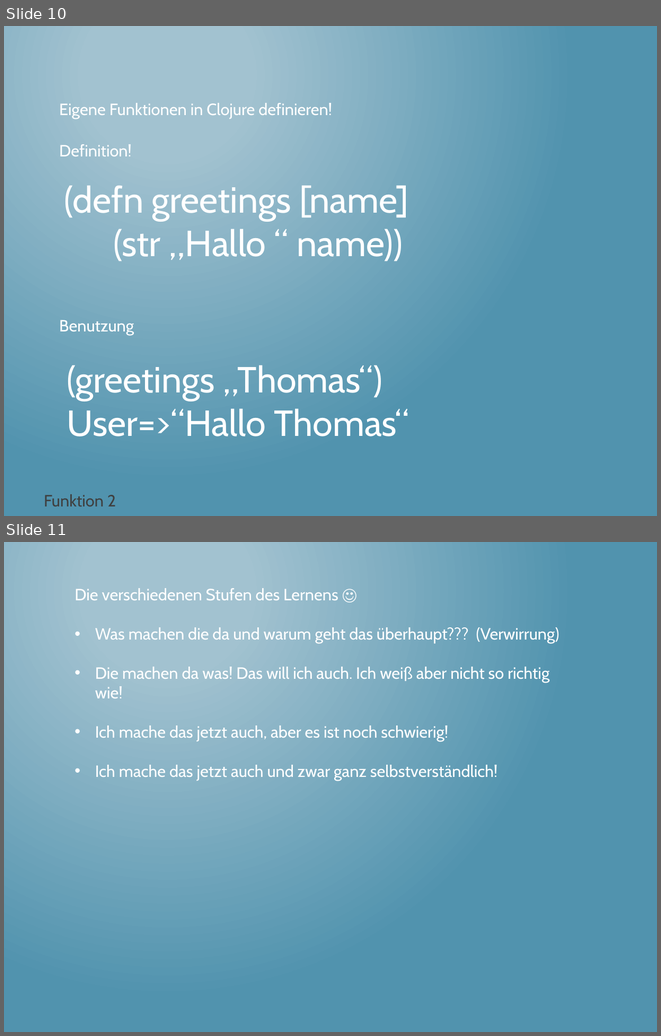
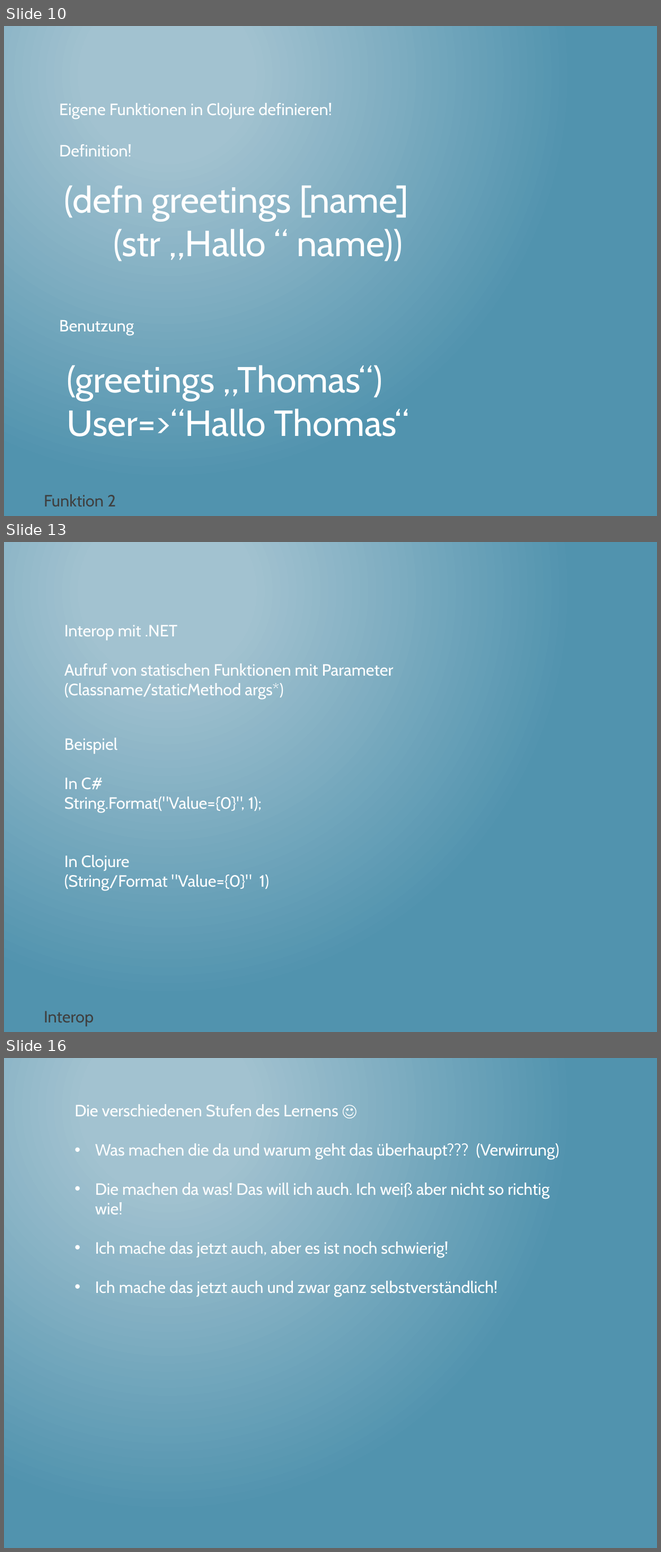
Before and after one commit to thomasschulte/ClojureUsergroupDemo, a slide deck: Clojure Vortrag .NET User Group.pptx. Shown one above the other, each under a label of ours: slides 10 and 11 before the commit, slides 10, 13 and 16 after it; the slides between them are not shown. The pictures are 661x1036 and 661x1552 pixels, drawn with LibreOffice and Linux fonts; fonts in the diff are those of the drawing. Boxes give left, top, right and bottom in pixels: in the first picture for what was removed or moved away, otherwise in the second. Text is boxed around its words. In the diff, an @@ line names an element or a change of style, - is before the commit and + after.

Commit message:
Clojure Source Files

```diff
--- a/Clojure Vortrag .NET User Group.pptx
+++ b/Clojure Vortrag .NET User Group.pptx
@@ slide 13 added at <box>4,542,657,1032</box>, background gradient #A3C3D1 to #5194AF @@
@@ text added at <box>64,625,394,699</box>, 18 pt, text #FFFFFF @@
+Interop mit .NET
+Aufruf von statischen Funktionen mit Parameter
+(Classname/staticMethod args*)
@@ text added at <box>64,738,270,890</box>, 18 pt, text #FFFFFF @@
+Beispiel
+In C#
+String.Format("Value={0}", 1);
+In Clojure
+(String/Format "Value={0}" 1)
@@ text added at <box>44,1011,94,1026</box>, 18 pt, text #3F3F3F @@
+Interop
@@ what was slide 11 is now slide 16 @@
```
Also in this commit, not shown: 4 other slides added, 5 slides removed, 4 other files.
